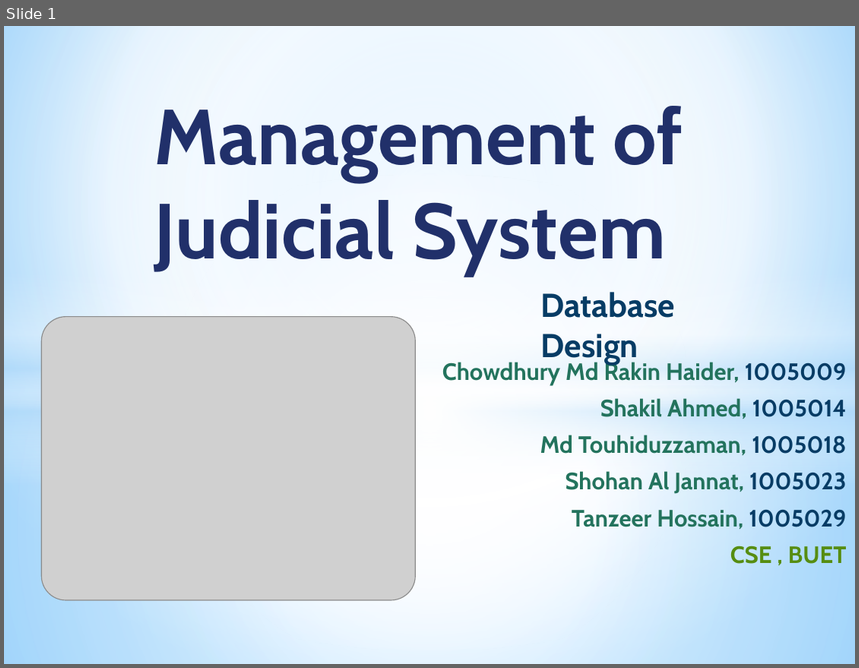
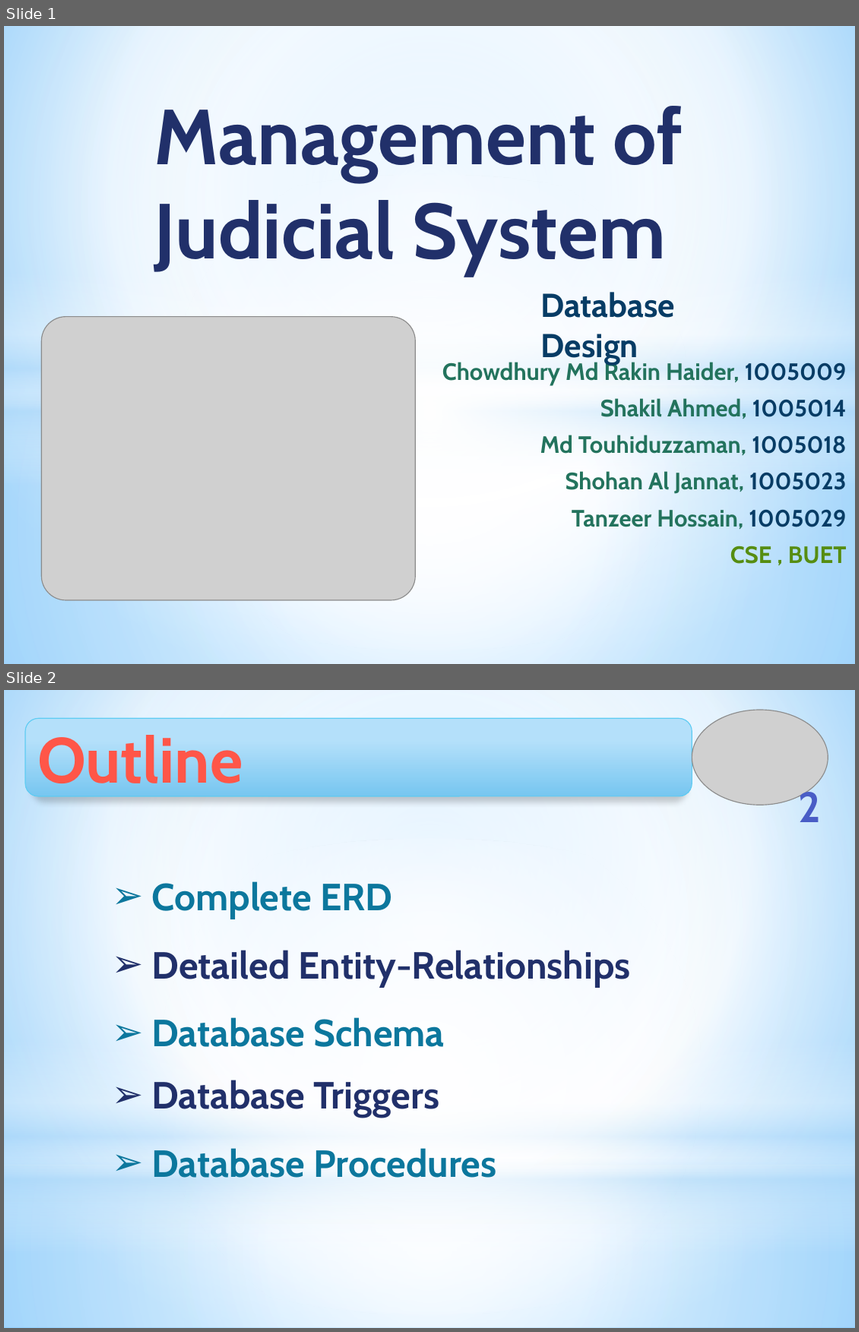
Before and after one commit to Touhid18/CSE308-Management_of_Judicial_System-1005009_1005014_1005018_1005023_1005029, a slide deck: ISD_Management_of_Judicial_System_DatabaseDesign.pptx. Shown one above the other, each under a label of ours: slide 1 before the commit, slides 1 and 2 after it. The pictures are 859x668 and 859x1332 pixels, drawn with LibreOffice and Linux fonts; fonts in the diff are those of the drawing; grey boxes stand for pictures. Boxes give left, top, right and bottom in pixels: in the first picture for what was removed or moved away, otherwise in the second. Text is boxed around its words. In the diff, an @@ line names an element or a change of style, - is before the commit and + after.

Commit message:
Database Design _ Trigger and procedure with the complete ERD is complete

```diff
--- a/ISD_Management_of_Judicial_System_DatabaseDesign.pptx
+++ b/ISD_Management_of_Judicial_System_DatabaseDesign.pptx
@@ slide 2 added at (4,690,855,1328), background gradient #9ED5FF to #FFFFFF to #5BB9FF @@
@@ rectangle added at (4,690,855,1165), fill gradient #FFFFFF to #B4DCFA @@
@@ picture added at (692,710,828,805) @@
@@ rounded rectangle added at (25,718,692,796), fill gradient #B1E2FD to #76C6F1, outline #5ECCF3 0.75 pt, 54 pt, text gradient #FF6155 to #FF5748 to #EF3718, bold @@
+Outline
@@ page number added at (799,786,822,822), 36 pt, text gradient #717FD2 to #4A5EC6 to #324CB5 to #31479D to #30469A, bold @@
+2
@@ ellipse added at (4,839,855,1314), fill gradient #FFFFFF @@
@@ text added at (152,882,631,1047), 32 pt, text #21306A, bold @@
+➢ Complete ERD
+  ➢ Detailed Entity-Relationships
+➢ Database Schema
@@ rectangle added at (4,1040,855,1253), fill gradient #FFFFFF to #B4DCFA @@
@@ text added at (152,1080,496,1178), 32 pt, text #0C779D, bold @@
+  ➢ Database Triggers
+➢ Database Procedures
@@ rectangle added at (4,1165,855,1328), fill gradient #FFFFFF to #B4DCFA @@
```
Also in this commit, not shown: 14 other slides added, 3 slides removed, 1 other file.
